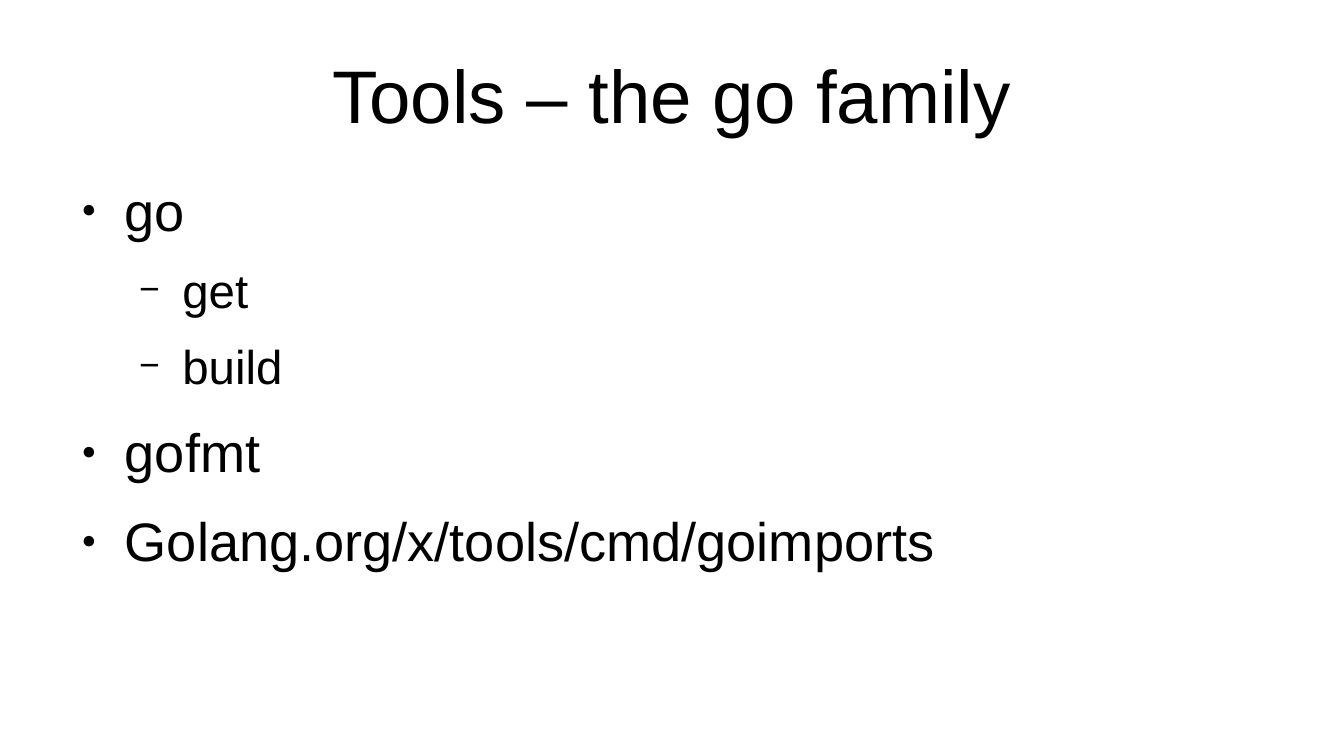
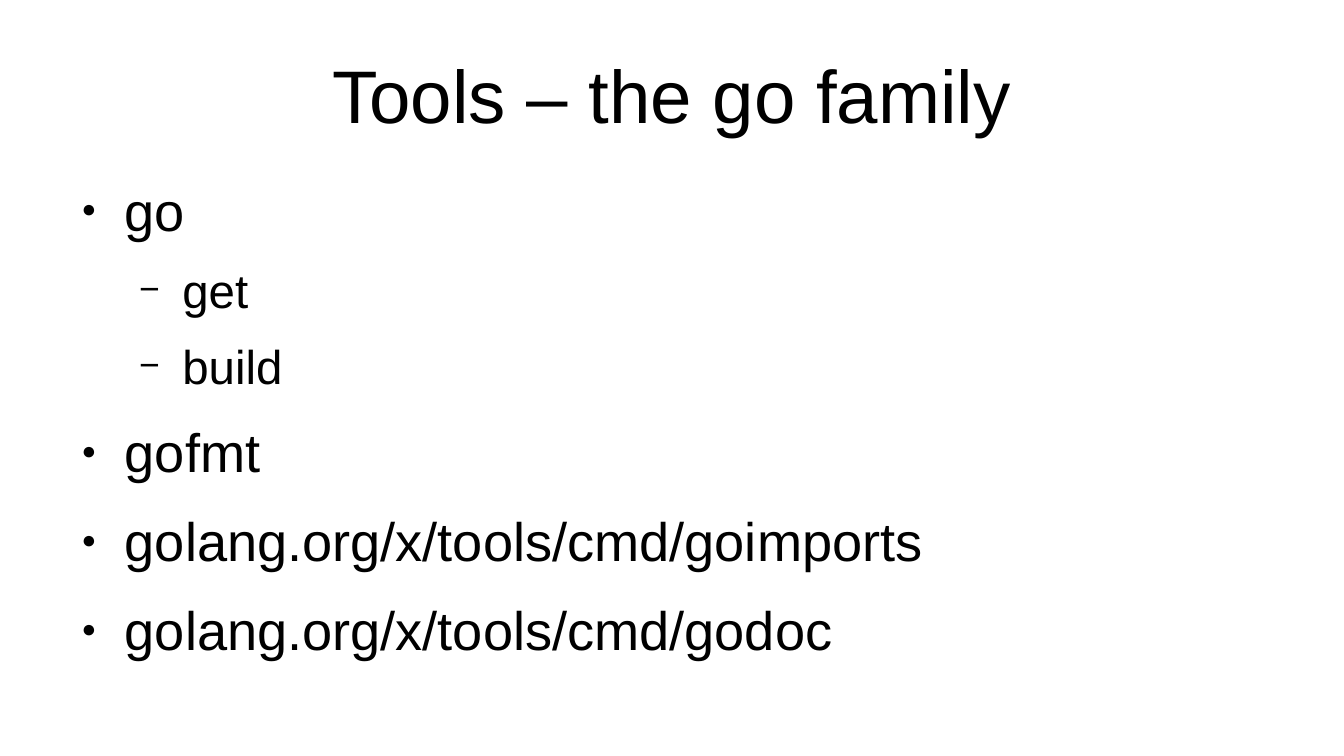
Before and after one commit to axis-go-course/spiderman, a slide deck: slide 5 of presentation.odp. Drawn at 1344x756 pixels with LibreOffice and Linux fonts; fonts in the diff are those of the drawing. Boxes give left, top, right and bottom in pixels: in the first picture for what was removed or moved away, otherwise in the second. Text is boxed around its words. In the diff, an @@ line names an element or a change of style, - is before the commit and + after.

```diff
--- a/presentation.odp
+++ b/presentation.odp
@@ text at [125,521,923,659]: text changed @@
-● Golang.org/x/tools/cmd/goimports
+● golang.org/x/tools/cmd/goimports
+● golang.org/x/tools/cmd/godoc
```
Also in this commit, not shown: 6 other slides changed, 8 other files.
